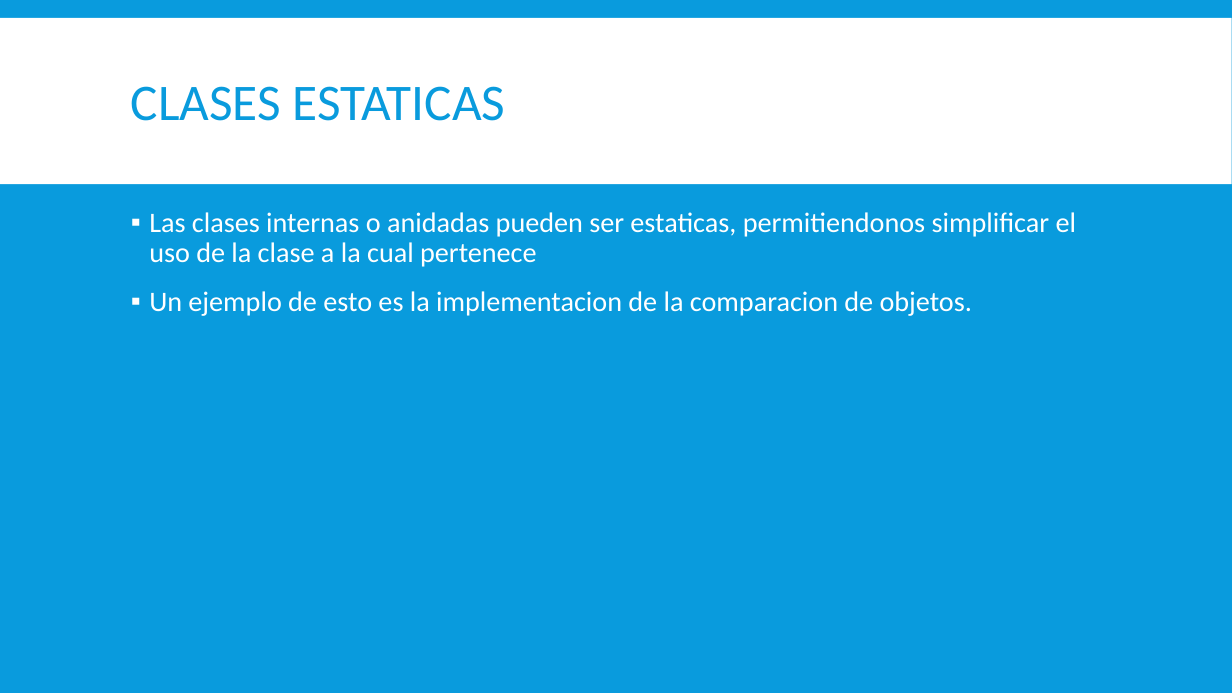
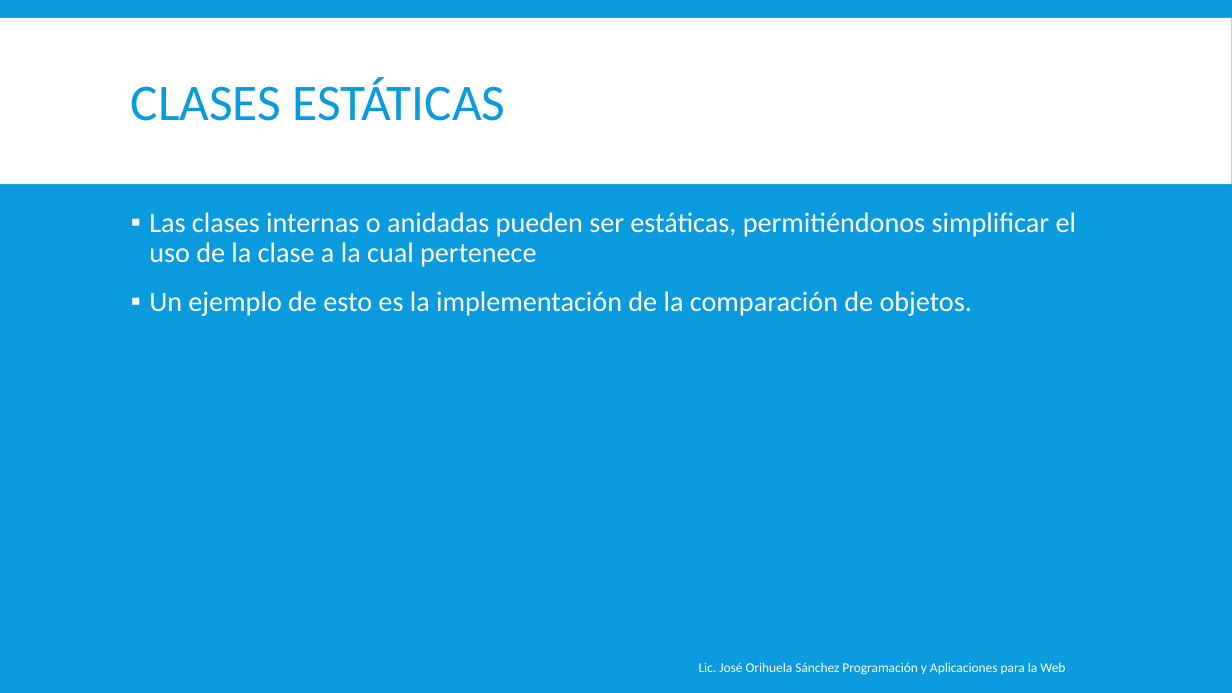
Before and after one commit to magoclown/PAPW, a slide deck: slide 19 of Presentaciones/Segundo Parcial/Introducción a Java.pptx. Drawn at 1232x693 pixels with LibreOffice and Linux fonts; fonts in the diff are those of the drawing. Boxes give left, top, right and bottom in pixels: in the first picture for what was removed or moved away, otherwise in the second. Text is boxed around its words. In the diff, an @@ line names an element or a change of style, - is before the commit and + after.

```diff
--- a/Presentaciones/Segundo Parcial/Introducción a Java.pptx
+++ b/Presentaciones/Segundo Parcial/Introducción a Java.pptx
@@ title at box(131, 78, 506, 121): text changed @@
-CLASES ESTATICAS
+CLASES ESTÁTICAS
@@ text at box(149, 212, 1076, 316): text changed @@
-▪ Las clases internas o anidadas pueden ser estaticas, permitiendonos simplificar el uso de la clase a la cual pertenece
-▪ Un ejemplo de esto es la implementacion de la comparacion de objetos.
+▪ Las clases internas o anidadas pueden ser estáticas, permitiéndonos simplificar el uso de la clase a la cual pertenece
+▪ Un ejemplo de esto es la implementación de la comparación de objetos.
@@ text added at box(699, 662, 1065, 675), 10.5 pt, text #FFFFFF @@
+Lic. José Orihuela Sánchez Programación y Aplicaciones para la Web
```
Also in this commit, not shown: 18 other slides changed, 2 other files.
